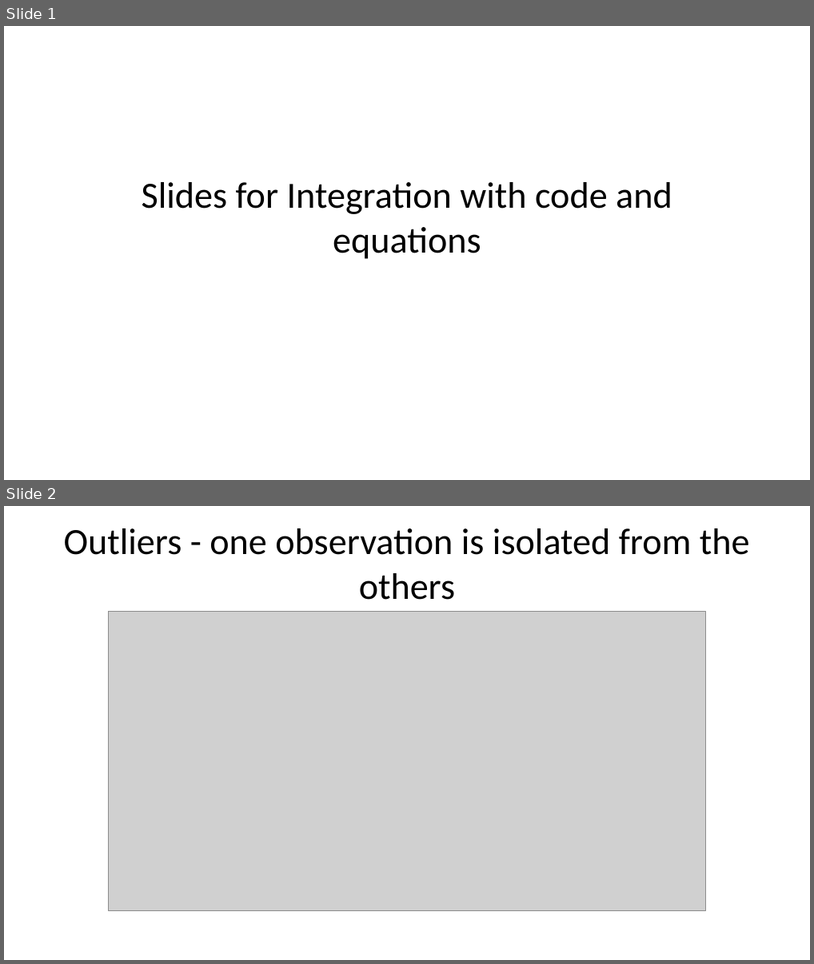
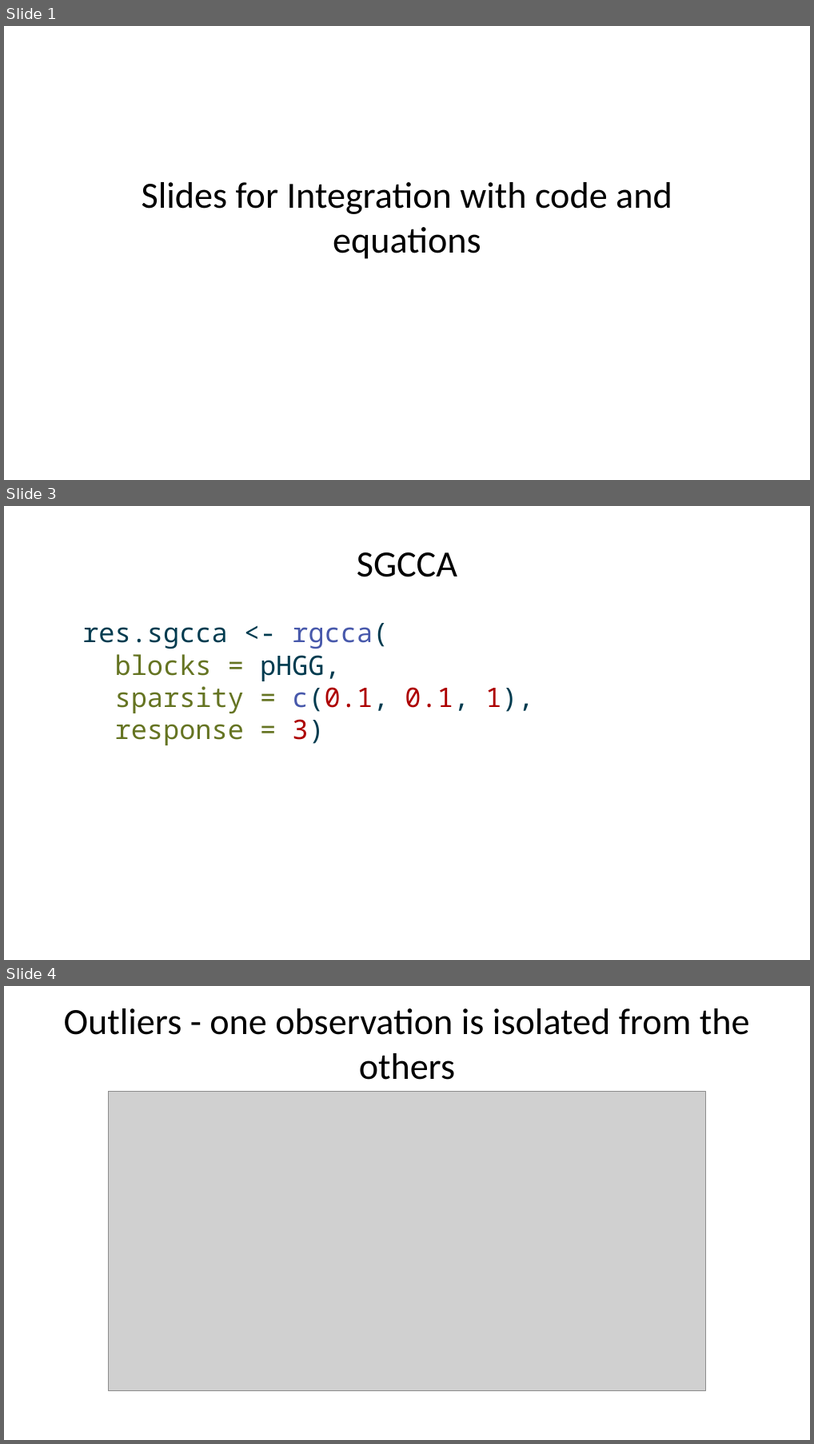
Before and after one commit to IFB-ElixirFr/EBIII_N2, a slide deck: 02Integration/99_slides_with_Rcode.pptx. Shown one above the other, each under a label of ours: slides 1 and 2 before the commit, slides 1, 3 and 4 after it; the slides between them are not shown. The pictures are 814x964 and 814x1444 pixels, drawn with LibreOffice and Linux fonts; fonts in the diff are those of the drawing; grey boxes stand for pictures. Boxes give left, top, right and bottom in pixels: in the first picture for what was removed or moved away, otherwise in the second. Text is boxed around its words. In the diff, an @@ line names an element or a change of style, - is before the commit and + after.

```diff
--- a/02Integration/99_slides_with_Rcode.pptx
+++ b/02Integration/99_slides_with_Rcode.pptx
@@ slide 3 added at [4, 506, 810, 960], background #FFFFFF @@
@@ title added at [357, 552, 458, 577], 33 pt, text #000000 @@
+SGCCA
@@ text added at [82, 623, 534, 745], 24 pt, text #657422 @@
+res.sgcca <- rgcca(
+blocks = pHGG,
+sparsity = c(0.1, 0.1, 1),
+response = 3)
@@ what was slide 2 is now slide 4 @@
```
Also in this commit, not shown: 1 other slide added, 12 other files.
